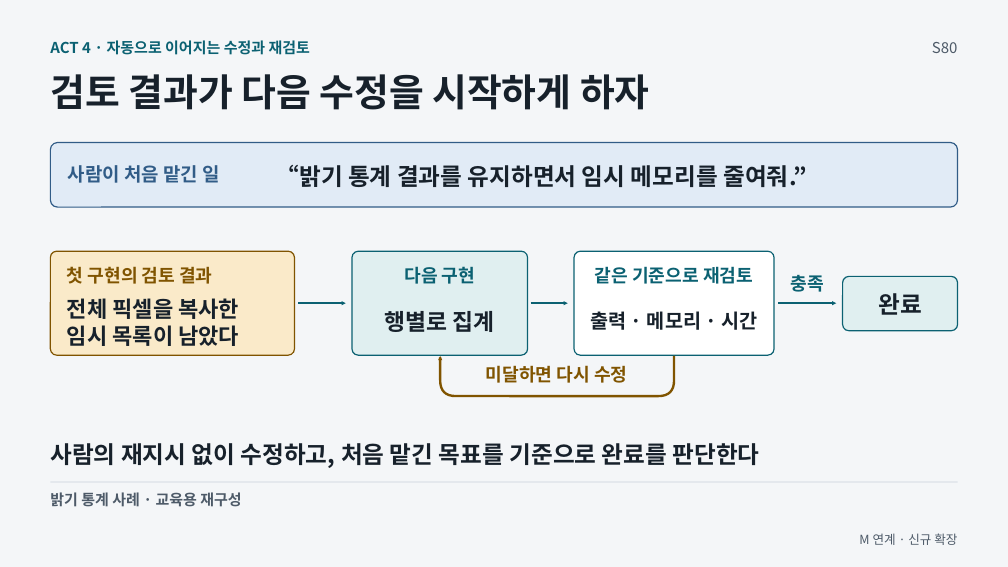
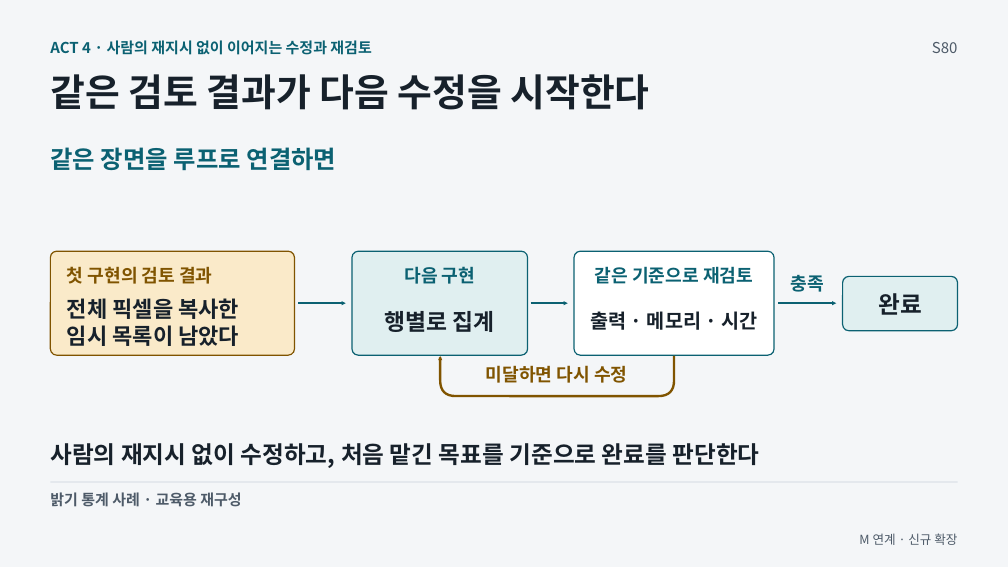
Before and after one commit to GideokKim/ai-dev-training, a slide deck: slide 3 of production/ACT_4.pptx. Drawn at 1008x567 pixels with LibreOffice and Linux fonts; fonts in the diff are those of the drawing. Boxes give left, top, right and bottom in pixels: in the first picture for what was removed or moved away, otherwise in the second. Text is boxed around its words. In the diff, an @@ line names an element or a change of style, - is before the commit and + after.

```diff
--- a/production/ACT_4.pptx
+++ b/production/ACT_4.pptx
@@ text at box(50, 40, 371, 55): text changed @@
-ACT 4 · 자동으로 이어지는 수정과 재검토
+ACT 4 · 사람의 재지시 없이 이어지는 수정과 재검토
@@ text at box(50, 74, 650, 110): text changed @@
-검토 결과가 다음 수정을 시작하게 하자
+같은 검토 결과가 다음 수정을 시작한다
@@ text added at box(50, 147, 337, 171), 23.2 pt, text #0B6172, bold @@
+같은 장면을 루프로 연결하면
@@ rounded rectangle removed at box(51, 143, 958, 207) @@
@@ text removed at box(68, 165, 219, 183) @@
-사람이 처음 맡긴 일
@@ text removed at box(276, 165, 807, 187) @@
-“밝기 통계 결과를 유지하면서 임시 메모리를 줄여줘.”
```
Also in this commit, not shown: 3 other slides changed, 34 other files.
